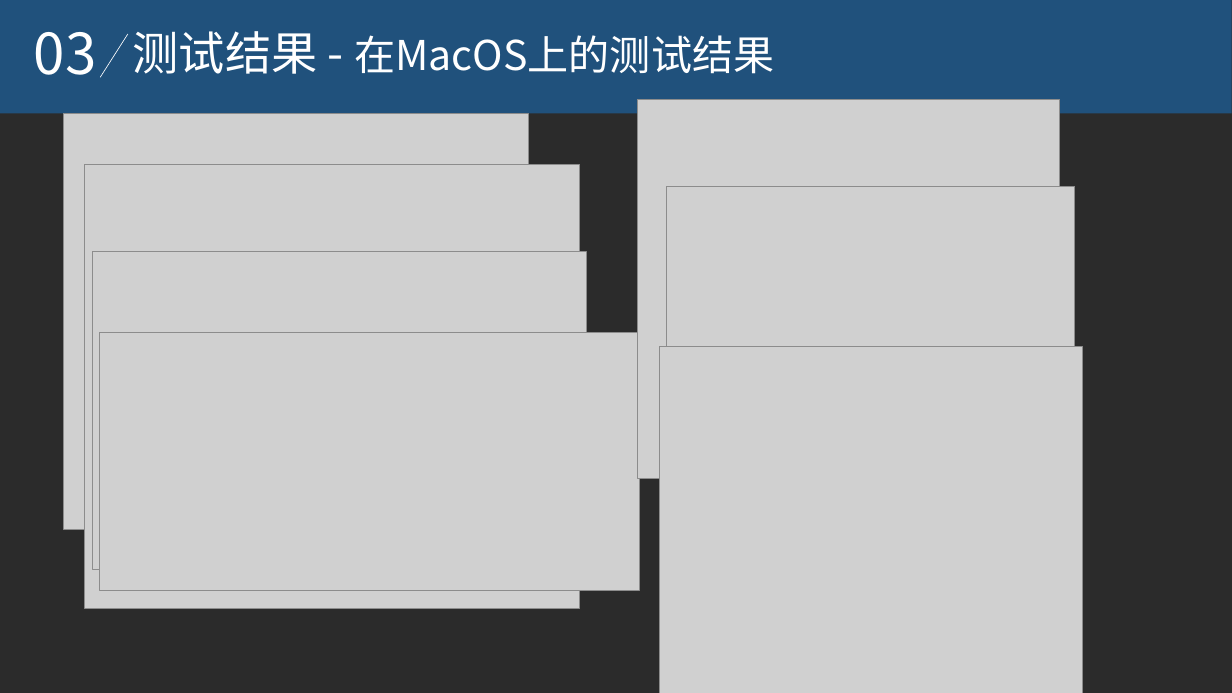
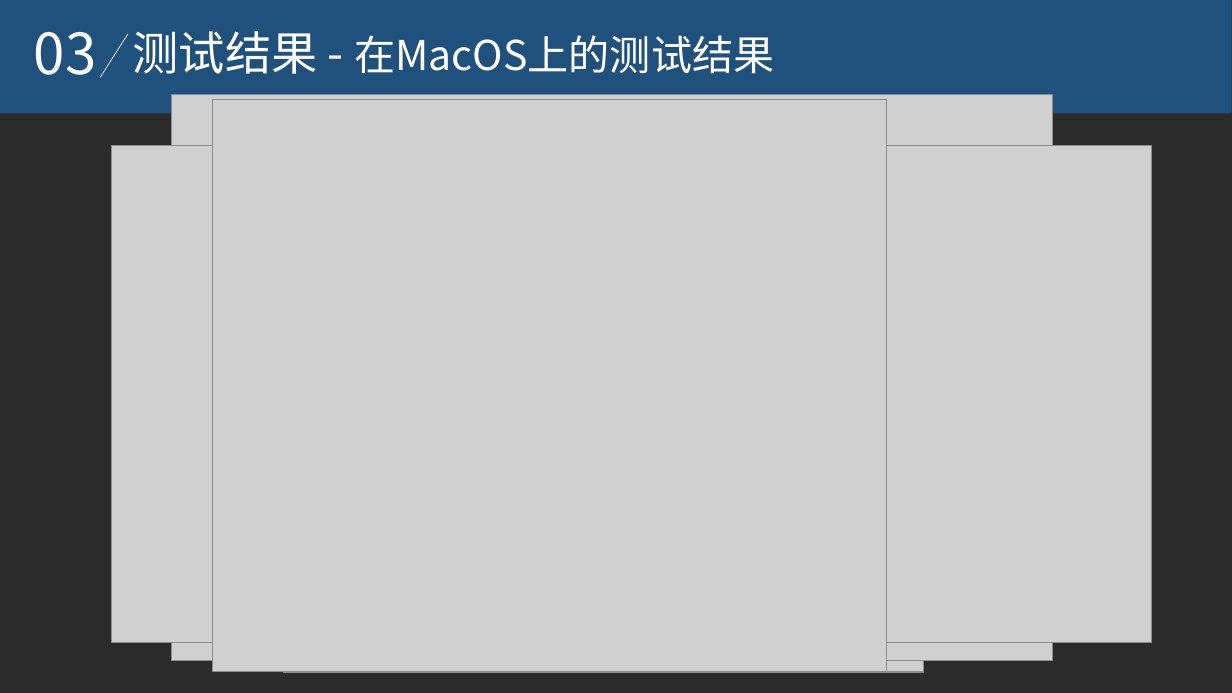
Before and after one commit to aihes/PylonCamera, a slide deck: slide 9 of paper/激光散斑系统CCD相机数据采集控制软件设计.ppt. Drawn at 1232x693 pixels with LibreOffice and Linux fonts; fonts in the diff are those of the drawing; grey boxes stand for pictures; background and template pictures are left out; a plain dark background stands for a picture behind light text. Boxes give left, top, right and bottom in pixels: in the first picture for what was removed or moved away, otherwise in the second. Text is boxed around its words. In the diff, an @@ line names an element or a change of style, - is before the commit and + after.

```diff
--- a/paper/激光散斑系统CCD相机数据采集控制软件设计.ppt
+++ b/paper/激光散斑系统CCD相机数据采集控制软件设计.ppt
@@ picture: place and size @@
-picture at (92,252,586,569)
+picture at (172,95,1052,660)
@@ picture: place and size @@
-picture at (659,346,1082,693)
+picture at (212,100,887,671)
@@ picture: place and size @@
-picture at (667,187,1075,550)
+picture at (248,101,867,653)
@@ picture: place and size @@
-picture at (63,114,528,528)
+picture at (284,101,924,671)
@@ picture: place and size @@
-picture at (85,164,580,609)
+picture at (290,103,924,671)
@@ picture: place and size @@
-picture at (637,99,1058,478)
+picture at (290,101,879,632)
@@ picture: place and size @@
-picture at (100,332,639,589)
+picture at (112,145,1151,642)
```
Also in this commit, not shown: 2 other slides changed.
